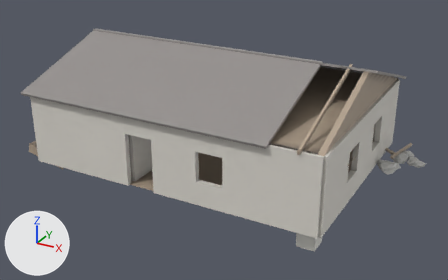
The glTF model jogo/assets/ruinas/casa_r5.glb as it was, and as the next commit left it.
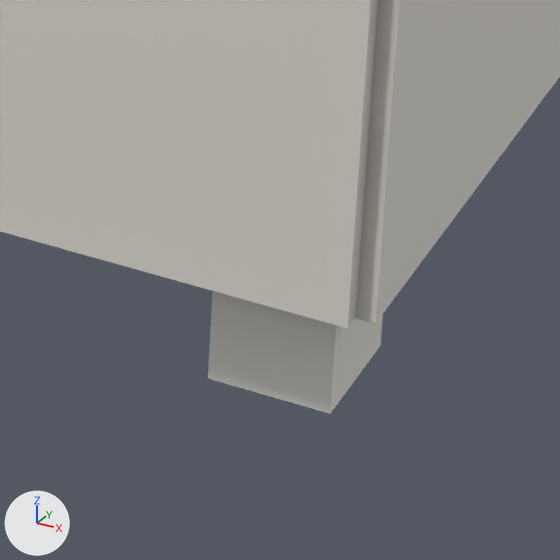
The first picture shows the older version from a 50 mm camera at (12.07, -21.64, 11.37) aimed at (0.5, -0.61, 0.85). The close-ups show the older and then the newer version on the part from 59% to 78% of the width and 67% to 98% of the height of that picture. Only the edits that show in the close-ups are written down. The axes (+X, +Y, +Z) are drawn at lower left. The lights are the same throughout. Objects named as collision shapes, trigger or cutter boxes, shadow casters or lower levels of detail are left out. Where no turn or scale is listed for an object, it has been applied to the vertices.

Objects in the first close-up: 'ext0_0', 'ext0_1', 'geladeira'.
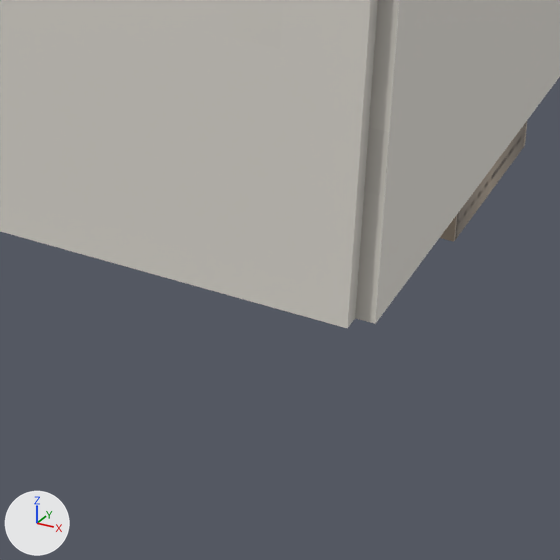
Pixel boxes [x1, y1, x2, y2] of what changed, in the close-ups (560 x 560 px):
'geladeira', deleted
    before: [208, 291, 383, 414]
'estante_sala1', added
    after: [440, 121, 527, 242]

What changed in the scene script:
```text
Add me_e_1:
    me_e_1.from_pydata(...)  # 150 vertices, 256 faces; spans x -0.2..0.2, y -1.22..0.02, z -0.95..0.95
    # faces by material slot: [208, 48]
    me_e_1.materials.append(mat_madeira)
    me_e_1.materials.append(mat_papelao)
Remove ob_geladeira:
    ob_geladeira = bpy.data.objects.new('geladeira', me_g)
    ob_geladeira.location = (5.69, -3.8, 0.06)
Add ob_estante_sala1:
    ob_estante_sala1 = bpy.data.objects.new('estante_sala1', me_e_1)
    ob_estante_sala1.location = (5.8, -0.908, 0.06)
```
